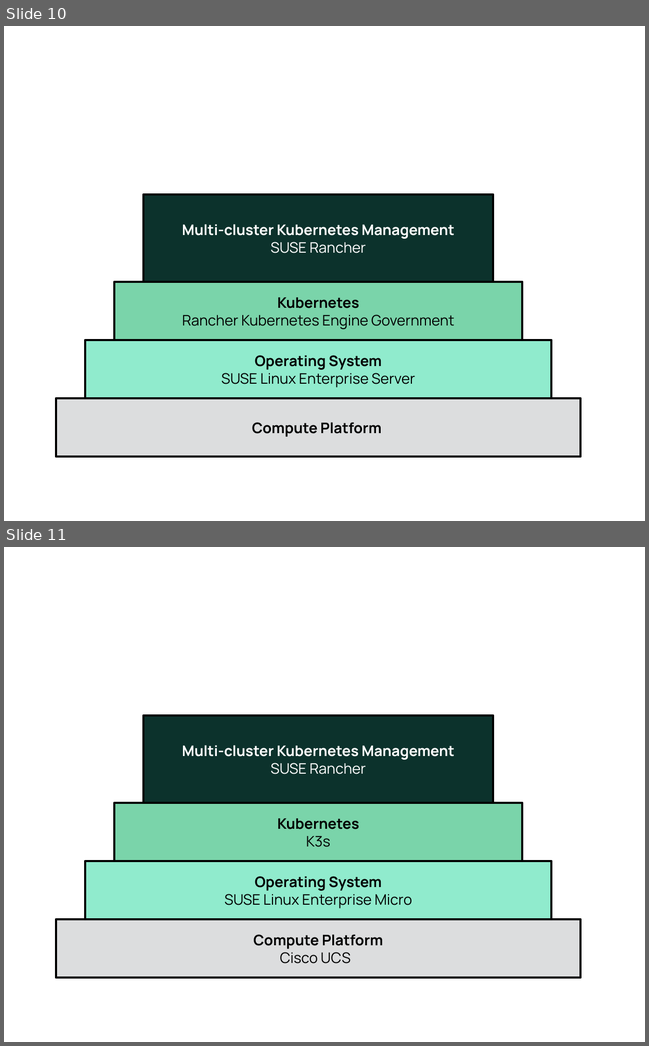
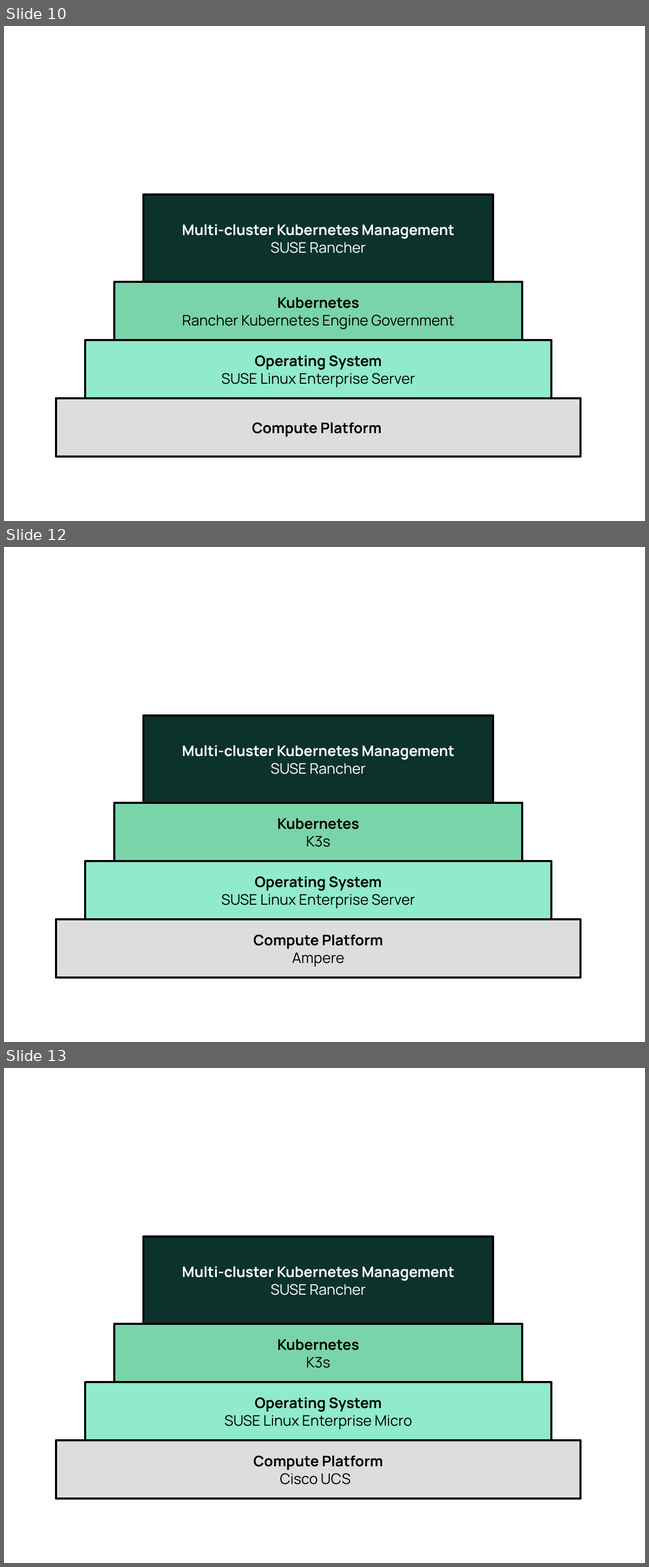
Before and after one commit to SUSE/technical-reference-documentation, a slide deck: kubernetes/reference/media/src/Figure-Source.odp. Shown one above the other, each under a label of ours: slides 10 and 11 before the commit, slides 10, 12 and 13 after it; the slides between them are not shown. The pictures are 649x1046 and 649x1567 pixels, drawn with LibreOffice and Linux fonts; fonts in the diff are those of the drawing. Boxes give left, top, right and bottom in pixels: in the first picture for what was removed or moved away, otherwise in the second. Text is boxed around its words. In the diff, an @@ line names an element or a change of style, - is before the commit and + after.

Commit message:
modify general doc content to include Ampere specifics

```diff
--- a/kubernetes/reference/media/src/Figure-Source.odp
+++ b/kubernetes/reference/media/src/Figure-Source.odp
@@ slide 12 added at (4, 547, 645, 1042), background #FFFFFF @@
@@ rectangle added at (143, 715, 493, 803), fill #0C322C, outline #000000 2.89 pt, 18 pt, text #FFFFFF, bold @@
+Multi-cluster Kubernetes Management
+SUSE Rancher
@@ rectangle added at (114, 803, 522, 861), fill #7AD4AA, outline #000000 2.89 pt, 18 pt, text #000000, bold @@
+Kubernetes
+K3s
@@ rectangle added at (85, 861, 551, 919), fill #90EBCD, outline #000000 2.89 pt, 18 pt, text #000000 @@
+Operating System
+SUSE Linux Enterprise Server
@@ rectangle added at (56, 919, 580, 978), fill #DCDDDE, outline #000000 2.89 pt, 18 pt, text #000000, bold @@
+Compute Platform
+Ampere
@@ what was slide 11 is now slide 13 @@
```
Also in this commit, not shown: 15 other slides added, 21 other files.
